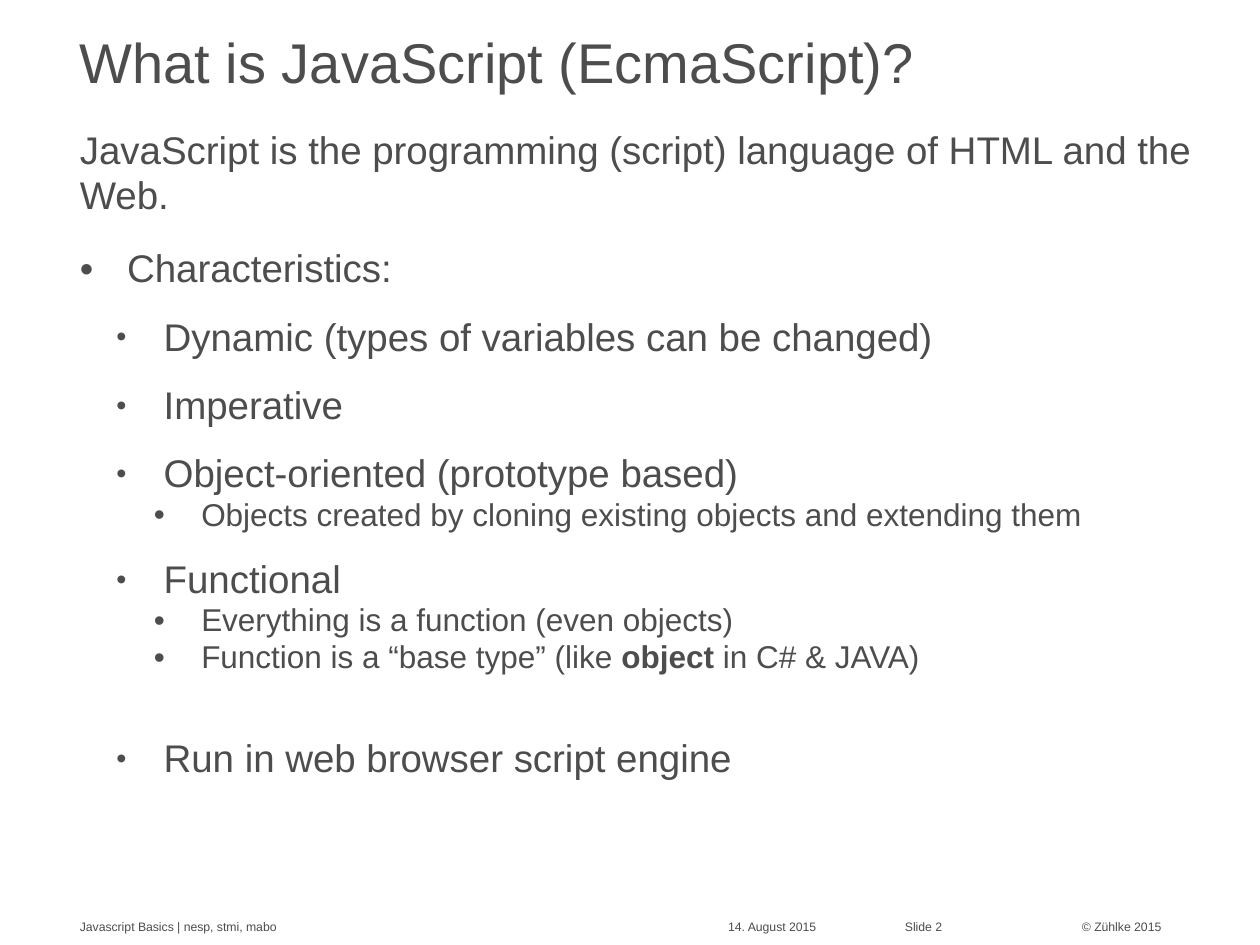
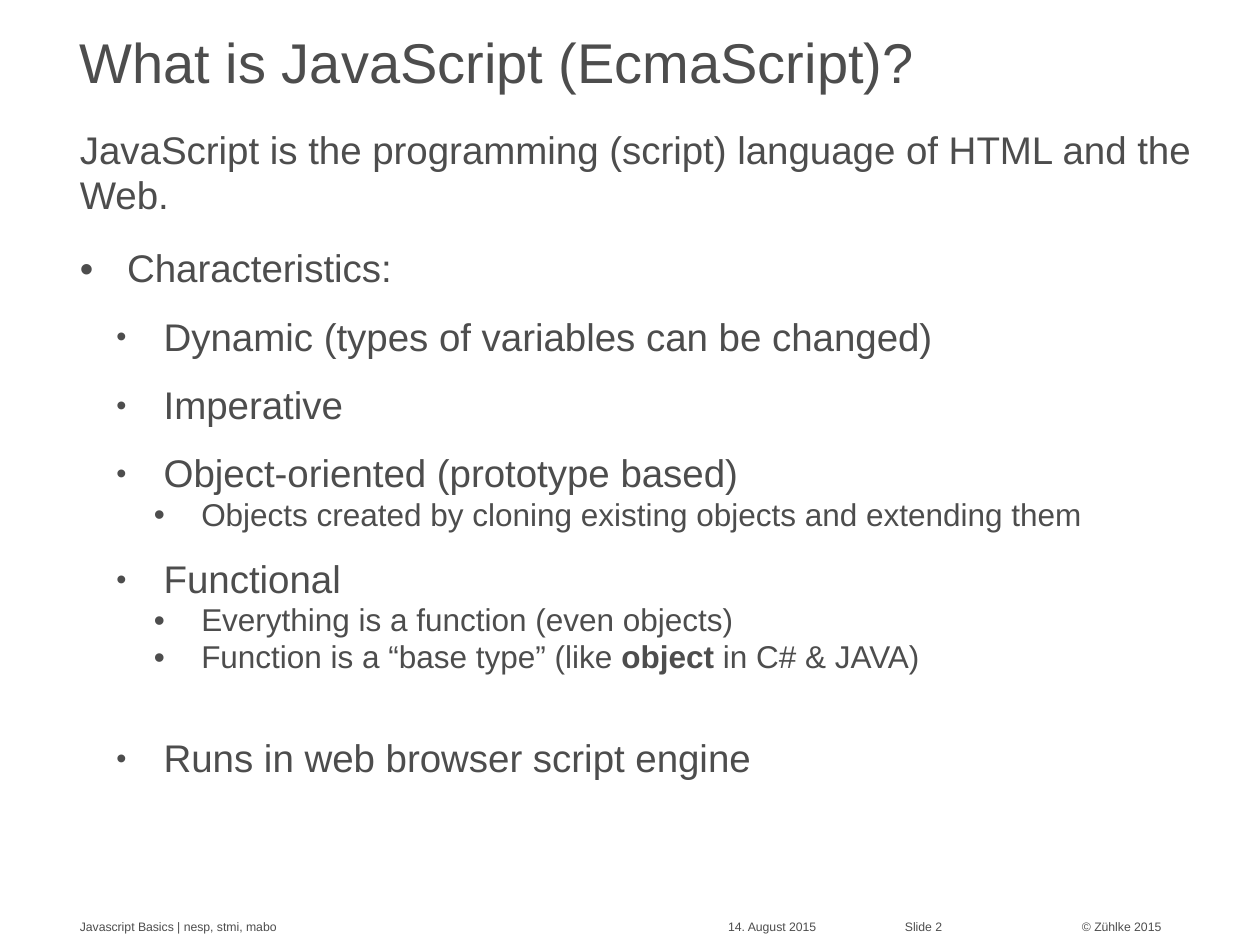
Before and after one commit to Zuehlke/security-onboarding, a slide deck: slide 2 of javascript_basics/Javascript Basics - basics.pptx. Drawn at 1260x945 pixels with LibreOffice and Linux fonts; fonts in the diff are those of the drawing. Boxes give left, top, right and bottom in pixels: in the first picture for what was removed or moved away, otherwise in the second. Text is boxed around its words. In the diff, an @@ line names an element or a change of style, - is before the commit and + after.

```diff
--- a/javascript_basics/Javascript Basics - basics.pptx
+++ b/javascript_basics/Javascript Basics - basics.pptx
@@ text at [164,744,750,780]: text changed @@
-  • Run in web browser script engine
+  • Runs in web browser script engine
```
Also in this commit, not shown: 6 other slides changed, 2 slides added, 2 other files.
